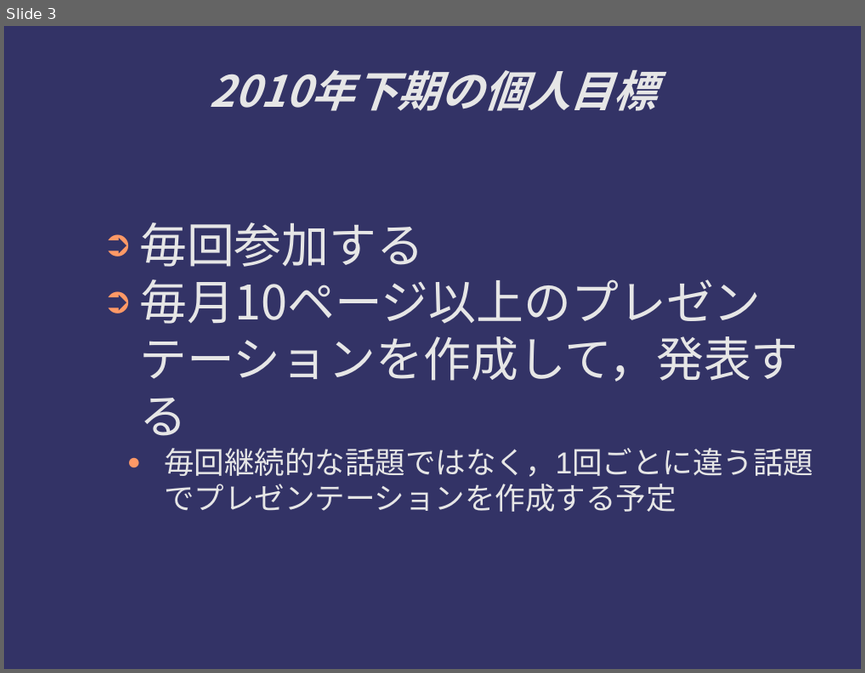
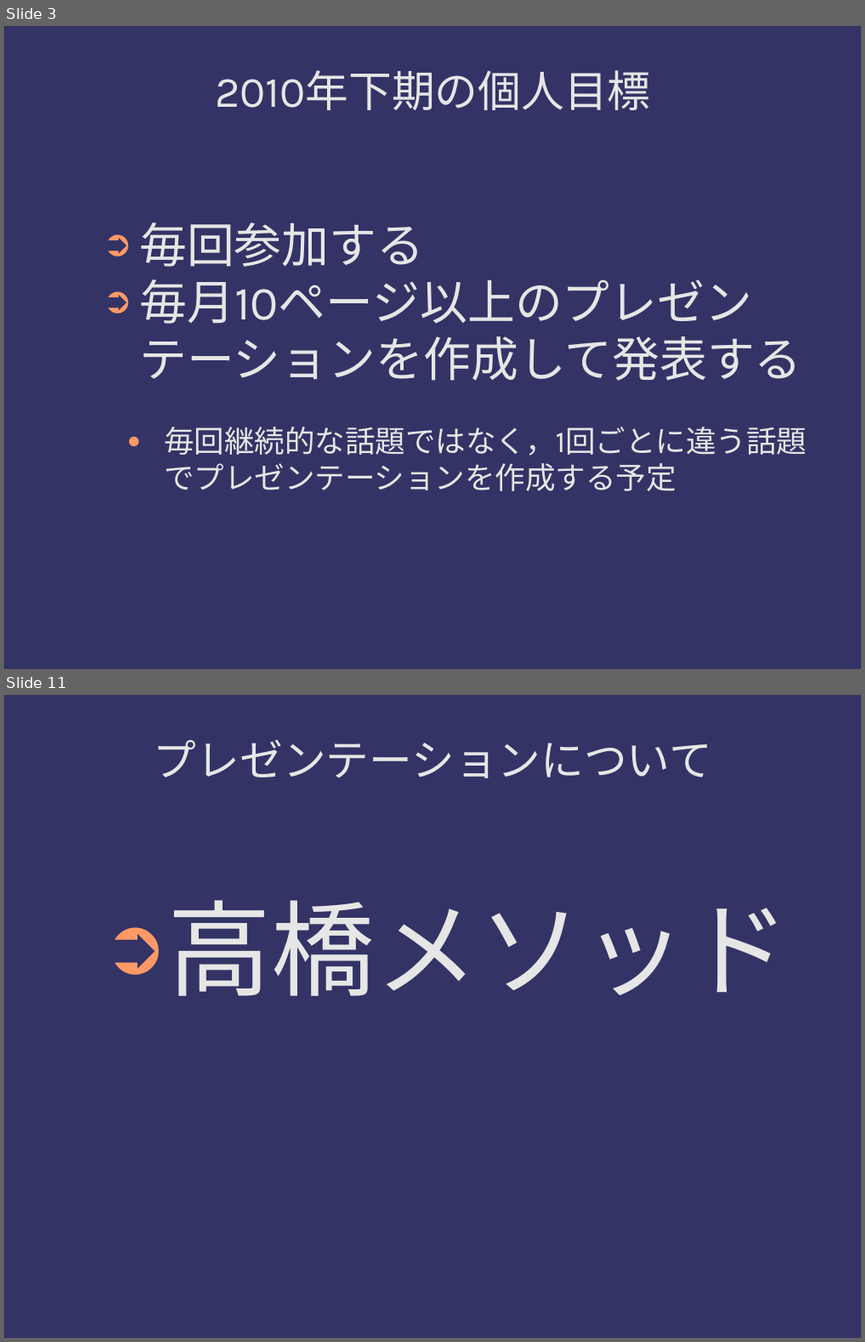
Before and after one commit to red13/presentations, a slide deck: android_20101120/2h_target.odp. Shown one above the other, each under a label of ours: slide 3 before the commit, slides 3 and 11 after it; the slides between them are not shown. The pictures are 865x673 and 865x1342 pixels, drawn with LibreOffice and Linux fonts; fonts in the diff are those of the drawing; background and template pictures are left out. Boxes give left, top, right and bottom in pixels: in the first picture for what was removed or moved away, otherwise in the second. Text is boxed around its words. In the diff, an @@ line names an element or a change of style, - is before the commit and + after.

Commit message:
プレゼン資料を更新

```diff
--- a/android_20101120/2h_target.odp
+++ b/android_20101120/2h_target.odp
@@ slide 11 added at (4,695,861,1338), background #333366 @@
@@ title added at (154,740,712,778), 40 pt, text #E6E6E6 @@
+プレゼンテーションについて
@@ text added at (168,900,790,996), 96 pt, text #E6E6E6 @@
+➲ 高橋メソッド
@@ slide 3 changed as well @@
@@ title "2010年下期の個人目標" at (215,70,650,110): font Noto Sans CJK JP to Karla, bold off, italic off @@
@@ text at (139,222,806,455): font Noto Sans CJK JP to Karla in "毎回参加する"; font Arial to Karla in "毎回継続的な話題ではなく，1回ごとに違う話題でプレゼンテーションを作成する予定" @@
@@ text at (139,279,752,324): text changed; font Noto Sans CJK JP to Karla @@
-➲ 毎月10ページ以上のプレゼンテーションを作成して，発表する
+➲ 毎月10ページ以上のプレゼンテーションを作成して発表する
```
Also in this commit, not shown: 2 other slides changed, 15 other slides added, 1 other file.
